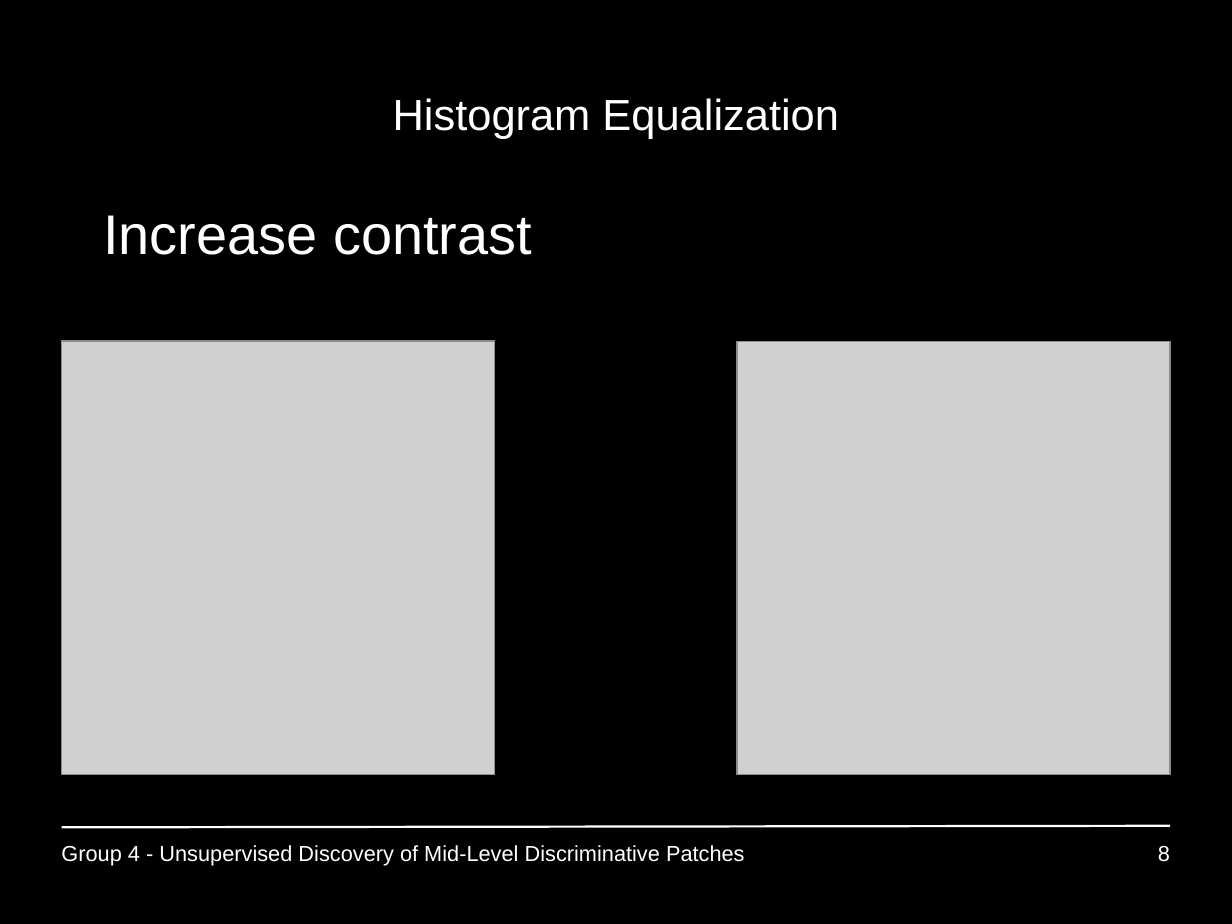
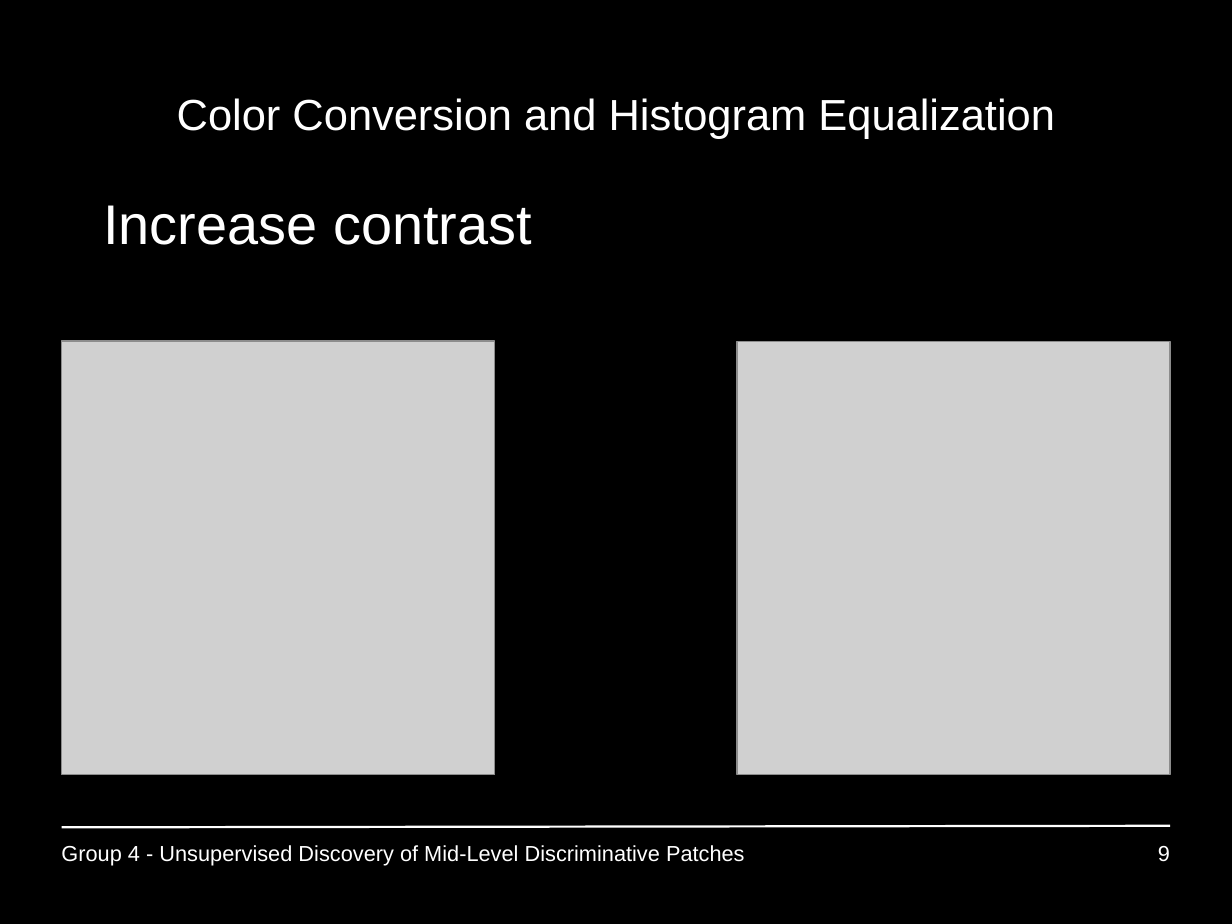
Before and after one commit to GiannisPapadopoulos/DiscriminativePatches, a slide deck: slide 9 of presentations/period3/MAI_Project1_Group4.ppt (slide 8 before the commit). Drawn at 1232x924 pixels with LibreOffice and Linux fonts; fonts in the diff are those of the drawing; grey boxes stand for pictures. Boxes give left, top, right and bottom in pixels: in the first picture for what was removed or moved away, otherwise in the second. Text is boxed around its words. In the diff, an @@ line names an element or a change of style, - is before the commit and + after.

```diff
--- a/presentations/period3/MAI_Project1_Group4.ppt
+++ b/presentations/period3/MAI_Project1_Group4.ppt
@@ title at (x1=177, y1=98, x2=1055, y2=139): text changed @@
-Histogram Equalization
+Color Conversion and Histogram Equalization
@@ text "Increase contrast" moved from (x1=103, y1=215, x2=532, y2=255) to (x1=103, y1=205, x2=532, y2=245) @@
@@ page number at (x1=1158, y1=846, x2=1170, y2=862): text changed @@
-8
+9
```
Also in this commit, not shown: 5 slides added.
